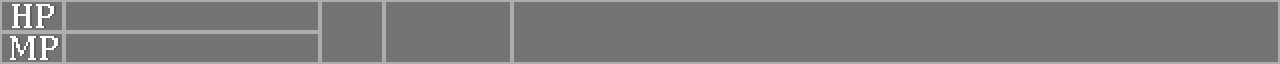
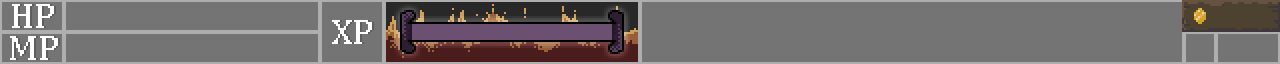
Comparing the layer stacks of the two (1280, 64) images. Changes:
painted on "HP" over [left=332, top=20, right=372, bottom=44]
added layer "Layer 1" above "Layer 3" over [left=402, top=12, right=622, bottom=52]
added layer "Layer 3" above "Layer 2" over [left=1194, top=8, right=1206, bottom=24]
added layer "Layer 2" above "Background" over [left=1182, top=0, right=1280, bottom=32]
painted on "Background" over [left=386, top=2, right=1278, bottom=62]
